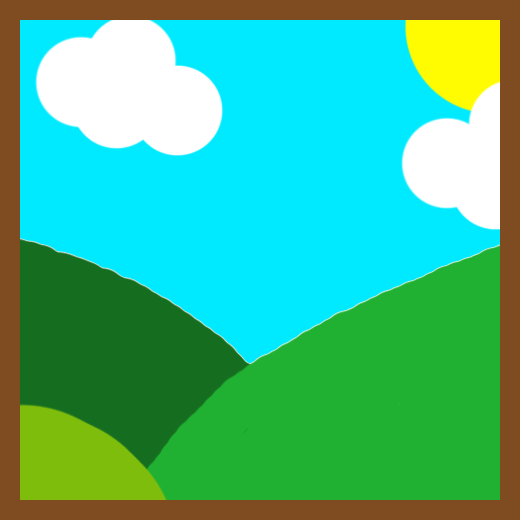
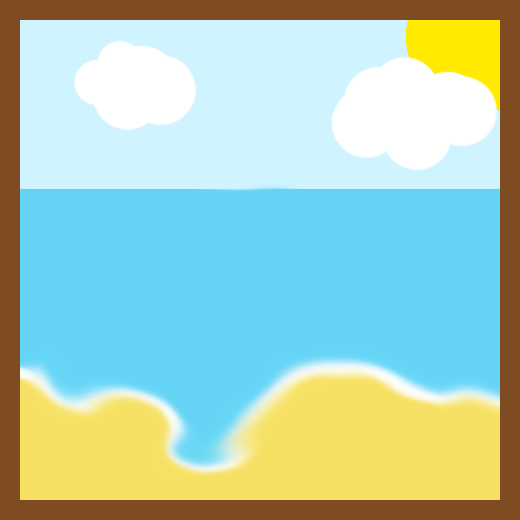
Two versions of the same layered image (520x520). Layer-by-layer changes:
added layer "Layer 2" above "Layer 3" over [20, 20, 500, 500]
added layer "Layer 3" above "Layer 1" over [20, 20, 500, 500]
hid "Layer 1", painted on it over [20, 20, 500, 500]
